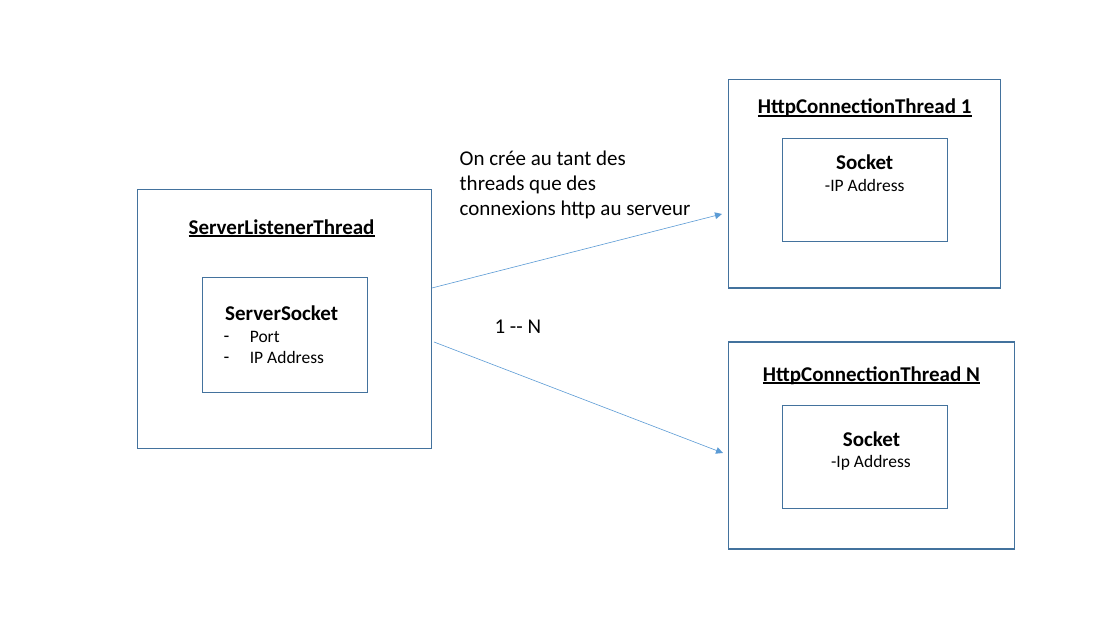
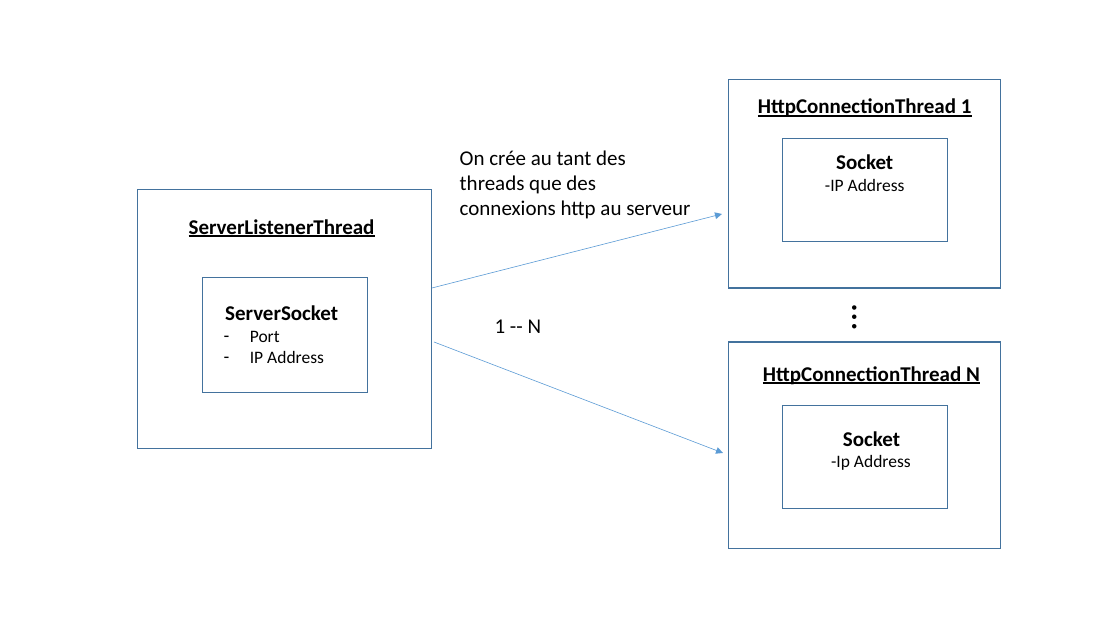
Before and after one commit to mjayari/PFE_Project, a slide deck: slide 1 of Présentation_image.pptx. Drawn at 1120x630 pixels with LibreOffice and Linux fonts; fonts in the diff are those of the drawing. Boxes give left, top, right and bottom in pixels: in the first picture for what was removed or moved away, otherwise in the second. Text is boxed around its words. In the diff, an @@ line names an element or a change of style, - is before the commit and + after.

```diff
--- a/Présentation_image.pptx
+++ b/Présentation_image.pptx
@@ text added at (x1=840, y1=297, x2=894, y2=339), 32 pt, text #000000 @@
+…
@@ rectangle resized from (x1=729, y1=342, x2=1015, y2=549) to (x1=729, y1=342, x2=1002, y2=549) @@
```
Also in this commit, not shown: 2 other slides changed, 5 slides added, 3 other files.
